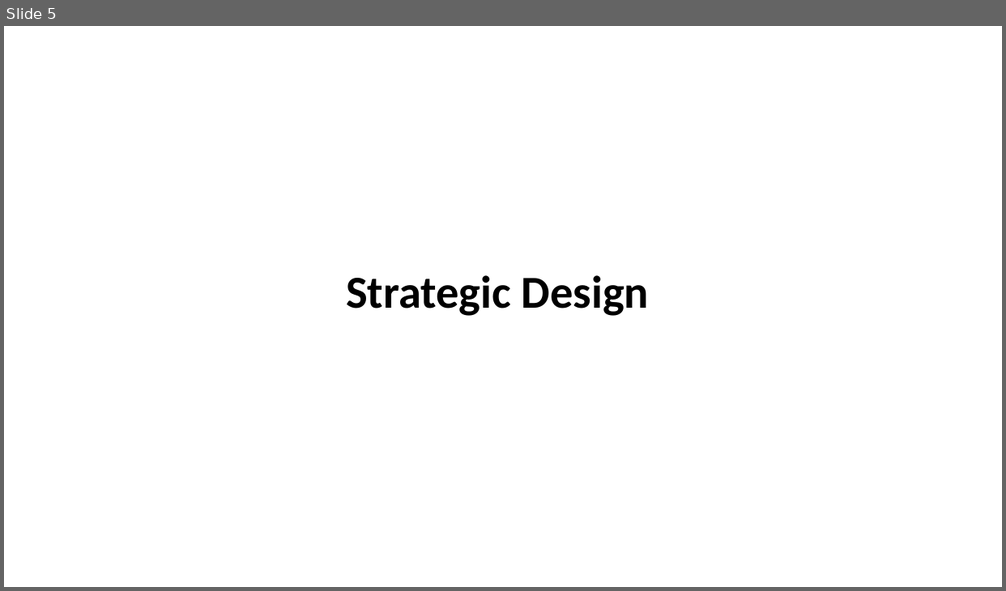
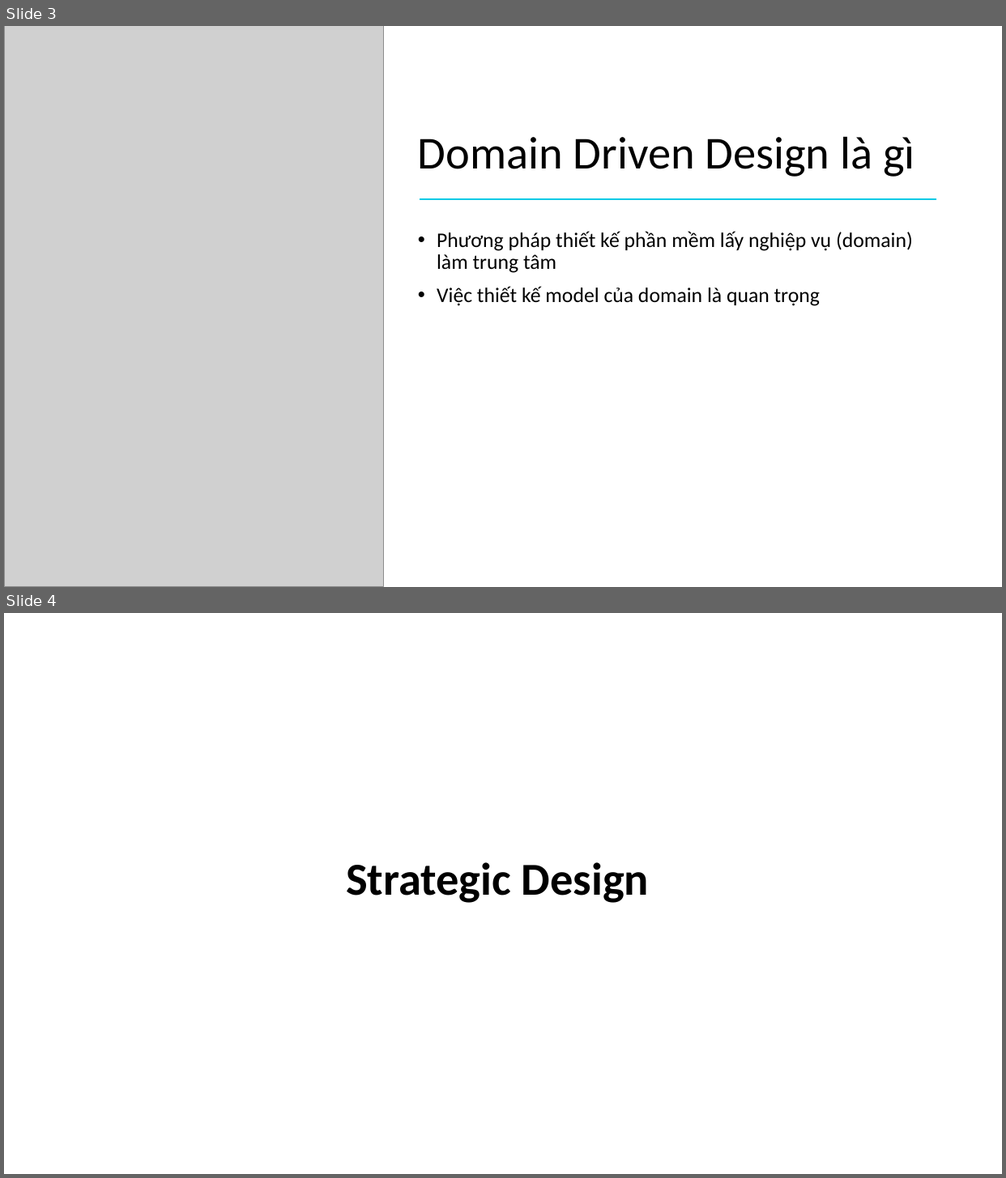
Before and after one commit to truongdinhthien/DDD-Docs, a slide deck: DDD.pptx. Shown one above the other, each under a label of ours: slide 5 before the commit, slides 3 and 4 after it. The pictures are 1006x591 and 1006x1178 pixels, drawn with LibreOffice and Linux fonts; fonts in the diff are those of the drawing; grey boxes stand for pictures. Boxes give left, top, right and bottom in pixels: in the first picture for what was removed or moved away, otherwise in the second. Text is boxed around its words. In the diff, an @@ line names an element or a change of style, - is before the commit and + after.

```diff
--- a/DDD.pptx
+++ b/DDD.pptx
@@ slide 3 added at (4,26,1002,587), background #FFFFFF @@
@@ picture added at (4,26,384,587) @@
@@ title added at (418,136,914,177), 44 pt, text #000000 @@
+Domain Driven Design là gì
@@ line added from (420, 199) to (937, 199), #03CAE5 1.5 pt @@
@@ text added at (437,231,913,306), 20 pt, text #000000 @@
+• Phương pháp thiết kế phần mềm lấy nghiệp vụ (domain) làm trung tâm
+• Việc thiết kế model của domain là quan trọng
@@ what was slide 5 is now slide 4 @@
```
Also in this commit, not shown: 1 slide changed, 1 other slide added, 3 slides removed.
